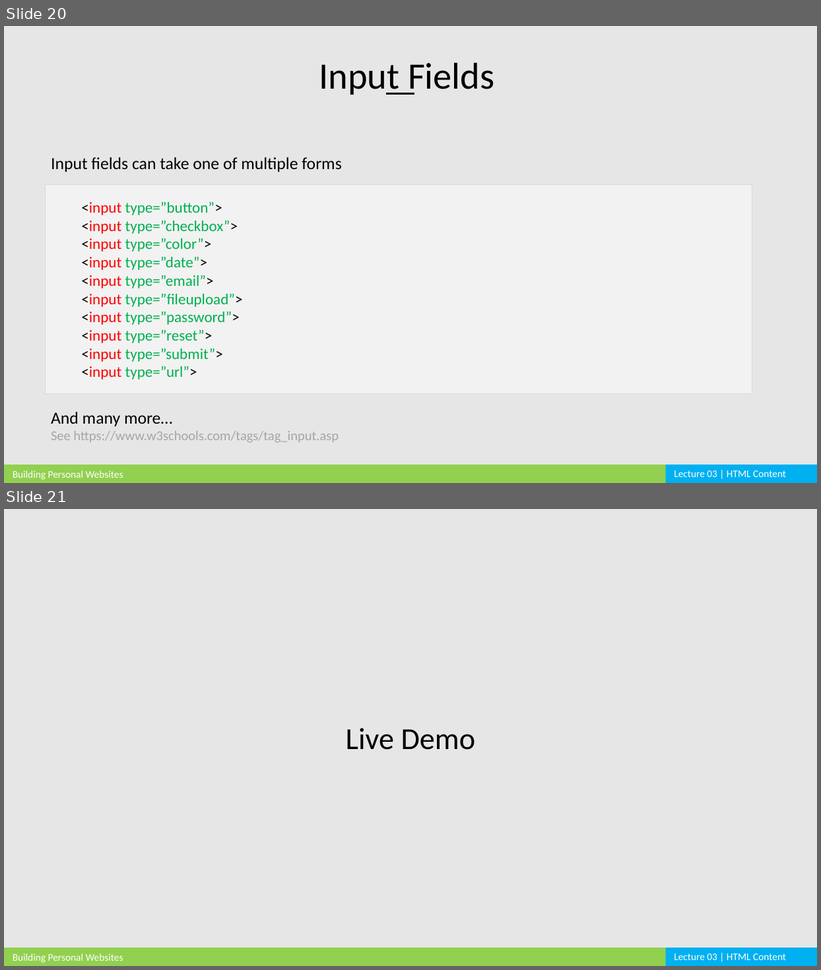
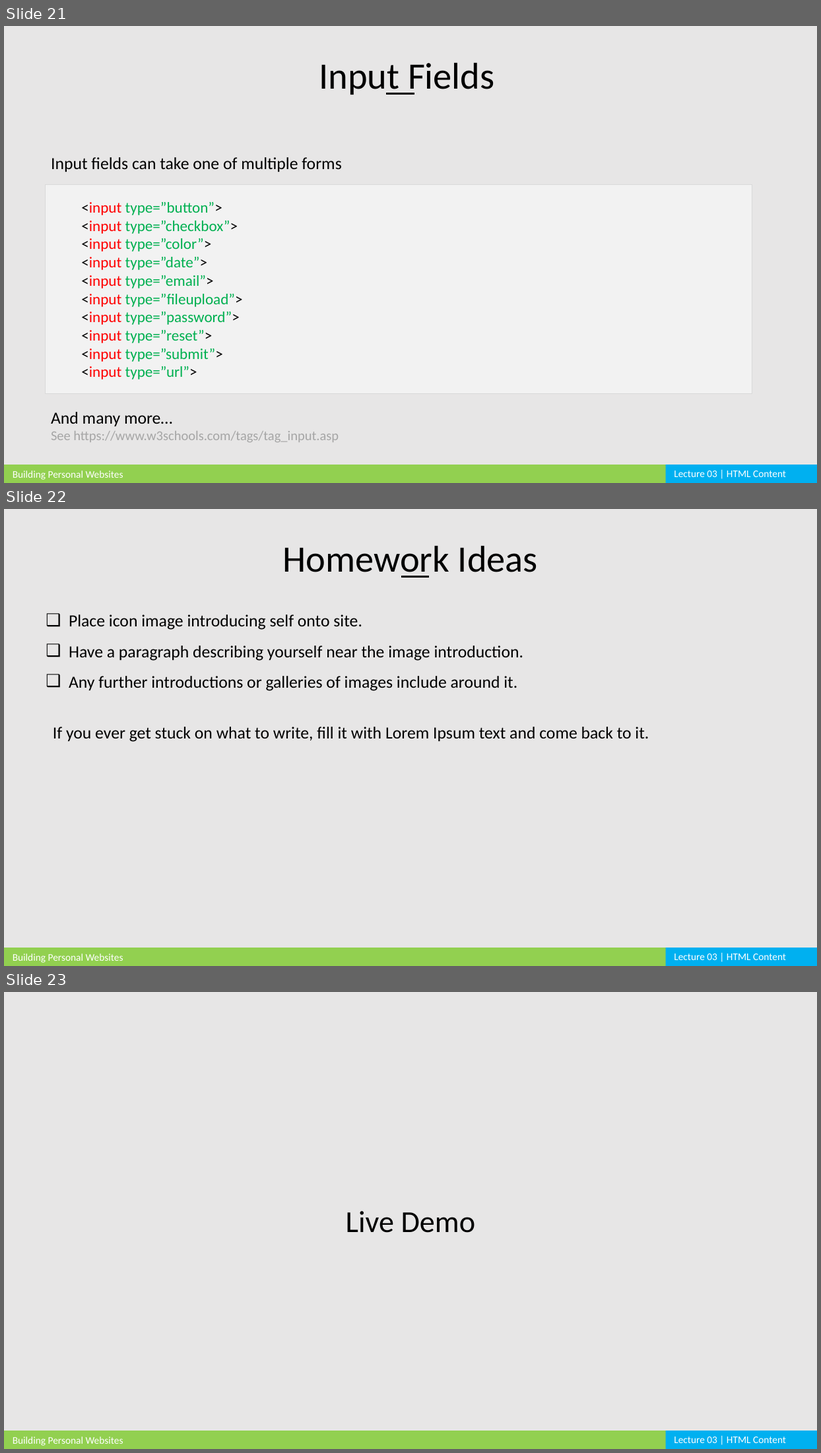
Before and after one commit to cardadfar/stuco_webdev_website, a slide deck: assets/lectures/BPW_Lecture_03.pptx. Shown one above the other, each under a label of ours: slides 20 and 21 before the commit, slides 21, 22 and 23 after it. The pictures are 821x970 and 821x1453 pixels, drawn with LibreOffice and Linux fonts; fonts in the diff are those of the drawing. Boxes give left, top, right and bottom in pixels: in the first picture for what was removed or moved away, otherwise in the second. Text is boxed around its words. In the diff, an @@ line names an element or a change of style, - is before the commit and + after.

```diff
--- a/assets/lectures/BPW_Lecture_03.pptx
+++ b/assets/lectures/BPW_Lecture_03.pptx
@@ slide 22 added at (4, 509, 817, 966), background #E7E6E6 @@
@@ text added at (283, 545, 538, 578), 44 pt, text #000000 @@
+Homework Ideas
@@ line added from (401, 577) to (429, 577), #000000 2.25 pt @@
@@ text added at (69, 615, 524, 691), 20 pt, text #000000 @@
+❑ Place icon image introducing self onto site.
+❑ Have a paragraph describing yourself near the image introduction.
+❑ Any further introductions or galleries of images include around it.
@@ text added at (53, 727, 649, 742), 20 pt, text #000000 @@
+If you ever get stuck on what to write, fill it with Lorem Ipsum text and come back to it.
@@ rectangle added at (4, 948, 669, 966), fill #92D050 @@
@@ text added at (13, 954, 123, 963), 12 pt, text #FFFFFF @@
+Building Personal Websites
@@ rectangle added at (666, 948, 817, 966), fill #00B0F0 @@
@@ text added at (674, 954, 786, 960), 12 pt, text #FFFFFF @@
+Lecture 03 | HTML Content
@@ what was slide 20 is now slide 21 @@
@@ what was slide 21 is now slide 23 @@
```
Also in this commit, not shown: 1 slide changed, 1 other slide added, 11 other files.
